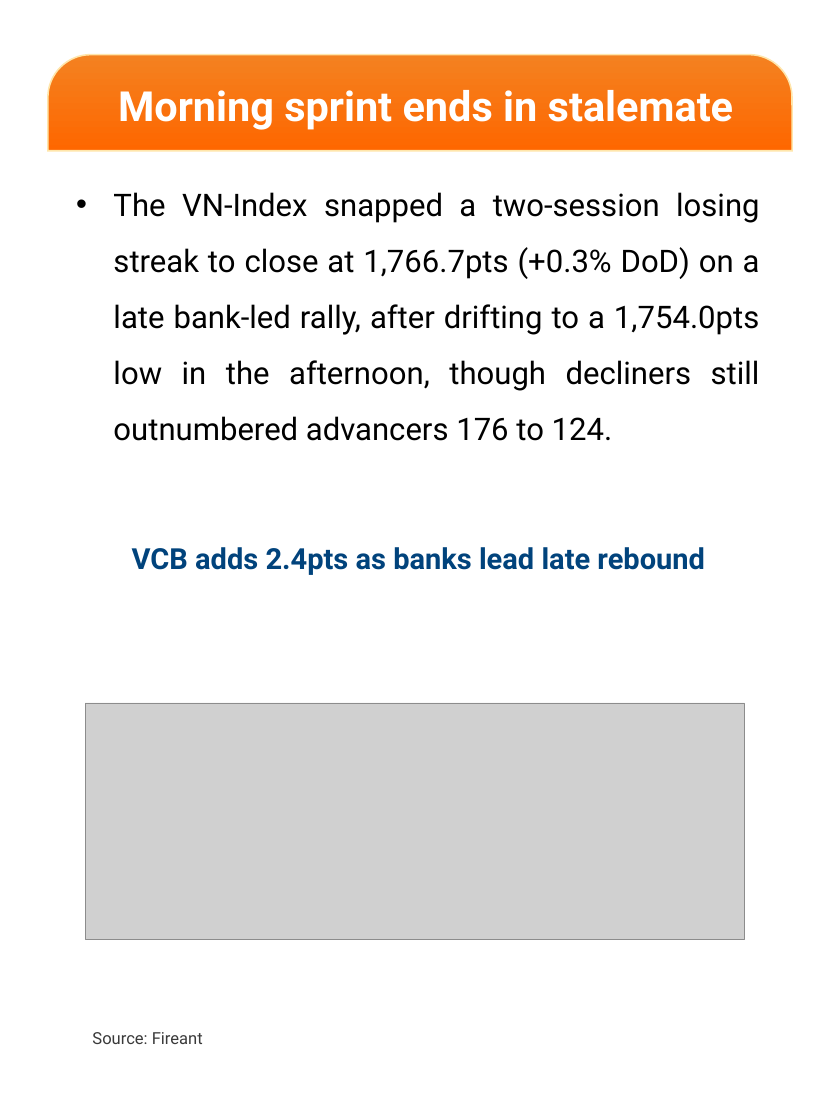
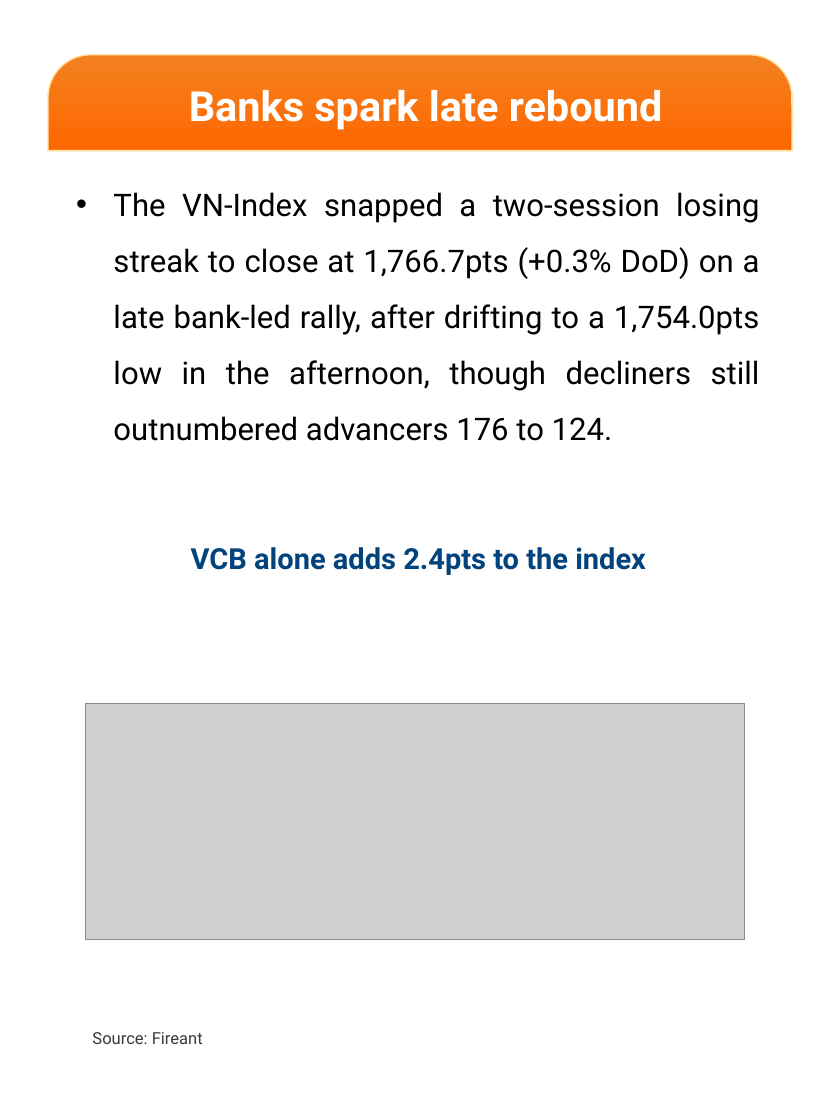
Before and after one commit to datquanton/verbose-guide, a slide deck: slide 2 of DailyReport_Mobile_EN_20261028.pptx. Drawn at 840x1120 pixels with LibreOffice and Linux fonts; fonts in the diff are those of the drawing; grey boxes stand for pictures; background and template pictures are left out. Boxes give left, top, right and bottom in pixels: in the first picture for what was removed or moved away, otherwise in the second. Text is boxed around its words. In the diff, an @@ line names an element or a change of style, - is before the commit and + after.

```diff
--- a/DailyReport_Mobile_EN_20261028.pptx
+++ b/DailyReport_Mobile_EN_20261028.pptx
@@ text at <box>189,90,663,130</box>: text changed @@
-Morning sprint ends in stalemate
+Banks spark late rebound
@@ text at <box>191,547,646,575</box>: text changed @@
-VCB adds 2.4pts as banks lead late rebound
+VCB alone adds 2.4pts to the index
```
Also in this commit, not shown: 2 other slides changed.
